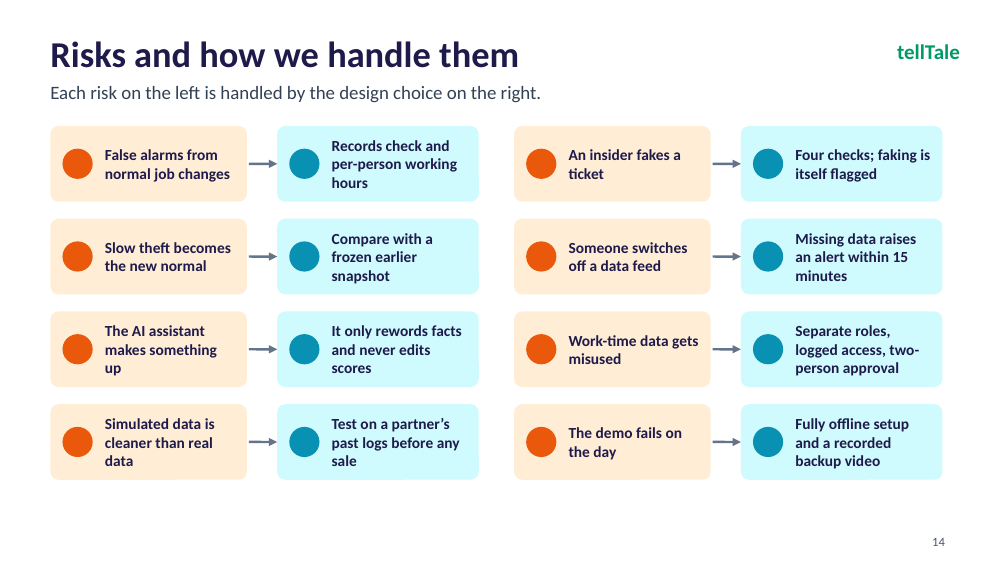
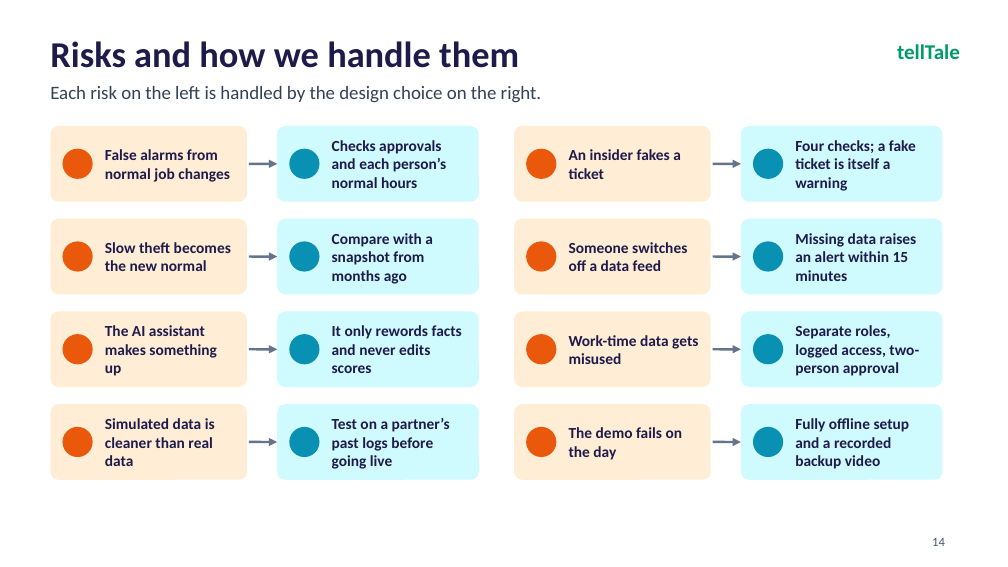
Before and after one commit to aaravgupta0202/telltale, a slide deck: slide 14 of tellTale_CyberForge_Deck.pptx. Drawn at 1008x567 pixels with LibreOffice and Linux fonts; fonts in the diff are those of the drawing; background and template pictures are left out. Boxes give left, top, right and bottom in pixels: in the first picture for what was removed or moved away, otherwise in the second. Text is boxed around its words. In the diff, an @@ line names an element or a change of style, - is before the commit and + after.

```diff
--- a/tellTale_CyberForge_Deck.pptx
+++ b/tellTale_CyberForge_Deck.pptx
@@ text at <box>332,140,446,188</box>: text changed @@
-Records check and per-person working hours
+Checks approvals and each person’s normal hours
@@ text at <box>795,140,916,191</box>: text changed @@
-Four checks; faking is itself flagged
+Four checks; a fake ticket is itself a warning
@@ text at <box>332,233,433,284</box>: text changed @@
-Compare with a frozen earlier snapshot
+Compare with a snapshot from months ago
@@ text at <box>332,418,450,469</box>: text changed @@
-Test on a partner’s past logs before any sale
+Test on a partner’s past logs before going live
```
Also in this commit, not shown: 15 other slides changed, 1 slide removed.
